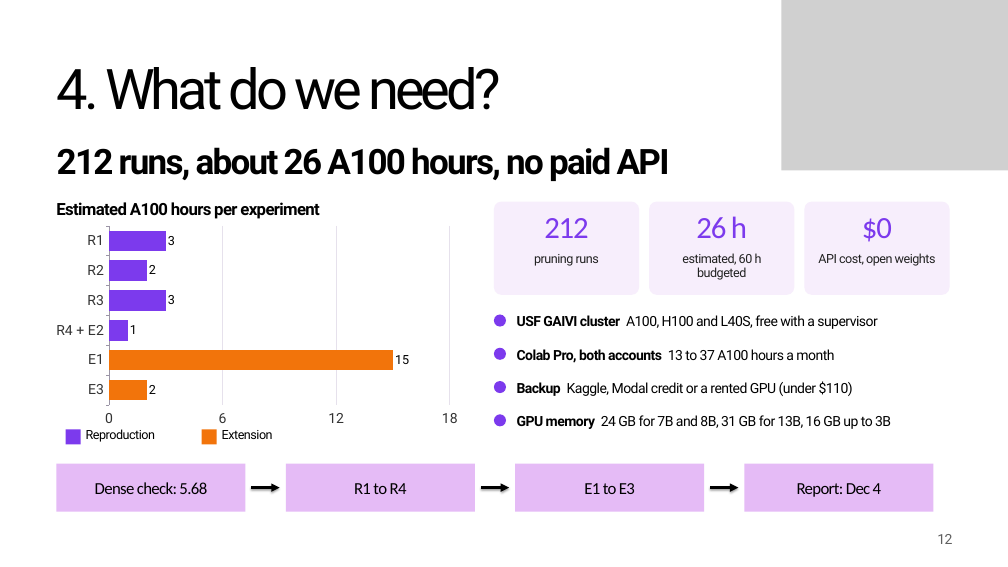
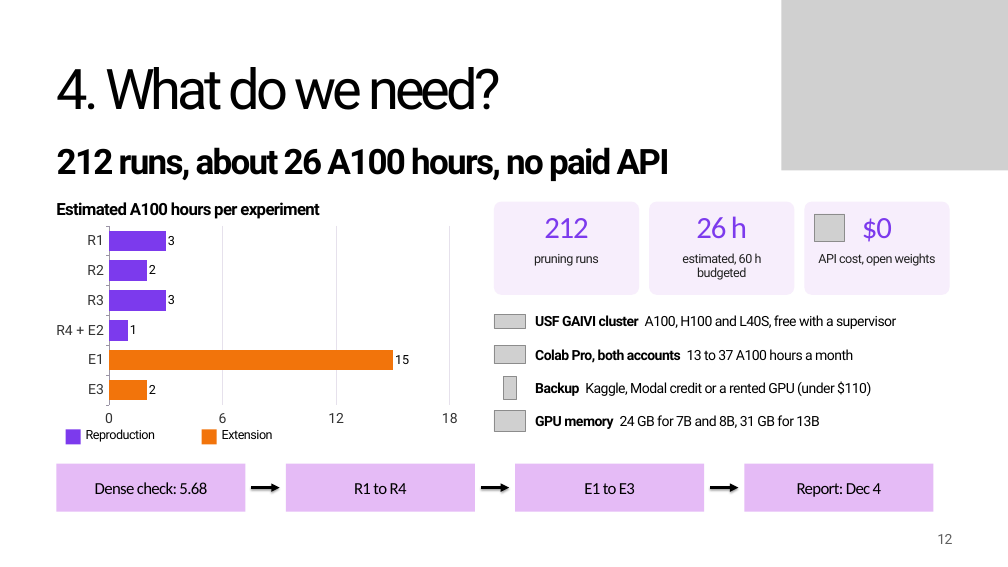
Before and after one commit to khangpt2k6/NLP_CLASS, a slide deck: slide 12 of presentation/ProjectPresentation_TKP-XGHN.pptx. Drawn at 1008x567 pixels with LibreOffice and Linux fonts; fonts in the diff are those of the drawing; grey boxes stand for pictures; background and template pictures are left out. Boxes give left, top, right and bottom in pixels: in the first picture for what was removed or moved away, otherwise in the second. Text is boxed around its words. In the diff, an @@ line names an element or a change of style, - is before the commit and + after.

Commit message:
deck: add logos (usf, meta, qwen, hf, colab etc), paper fig 1, repo qr, icon badges on toc

```diff
--- a/presentation/ProjectPresentation_TKP-XGHN.pptx
+++ b/presentation/ProjectPresentation_TKP-XGHN.pptx
@@ picture added at (x1=814, y1=214, x2=845, y2=241) @@
@@ ellipse removed at (x1=494, y1=314, x2=506, y2=327) @@
@@ picture added at (x1=494, y1=314, x2=525, y2=329) @@
@@ text "USF GAIVI cluster A100, H100 ..." moved from (x1=517, y1=315, x2=877, y2=329) to (x1=535, y1=315, x2=896, y2=329) @@
@@ ellipse removed at (x1=494, y1=348, x2=506, y2=360) @@
@@ picture added at (x1=494, y1=345, x2=525, y2=363) @@
@@ text "Colab Pro, both accounts 13 ..." moved from (x1=517, y1=349, x2=834, y2=363) to (x1=535, y1=349, x2=853, y2=363) @@
@@ ellipse removed at (x1=494, y1=381, x2=506, y2=393) @@
@@ picture added at (x1=503, y1=376, x2=516, y2=399) @@
@@ text "Backup Kaggle, Modal credit or ..." moved from (x1=517, y1=381, x2=853, y2=396) to (x1=535, y1=381, x2=871, y2=396) @@
@@ ellipse removed at (x1=494, y1=414, x2=506, y2=426) @@
@@ picture added at (x1=494, y1=411, x2=525, y2=431) @@
@@ text at (x1=535, y1=415, x2=819, y2=429): text changed @@
-GPU memory 24 GB for 7B and 8B, 31 GB for 13B, 16 GB up to 3B
+GPU memory 24 GB for 7B and 8B, 31 GB for 13B
```
Also in this commit, not shown: 8 other slides changed, 18 other files.
